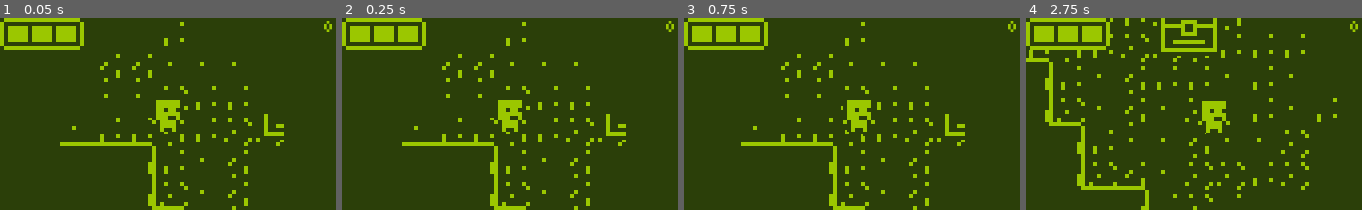
Above: before the commit, frames 1-4 (left to right).
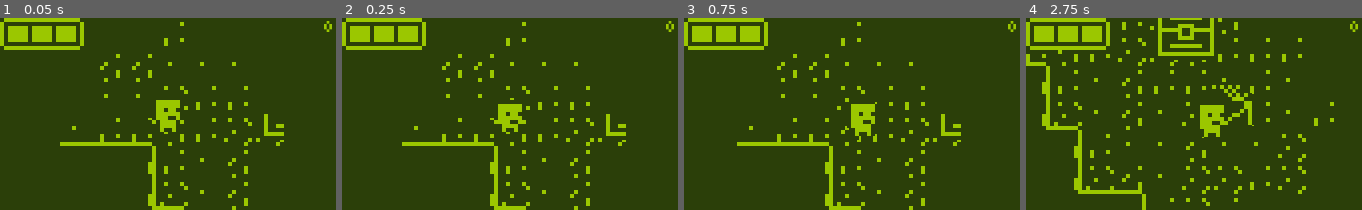
Above: after the commit, the same moments.

Repository: TheAihopGG/nokia-3310-jam-7
Game: Godot game, scene res://Scenes/game.tscn
The game is run twice, just before and just after one commit, with the same random seed, the same clock (stepped at 60 frames per second) and the same inputs.
Inputs (mouse positions are in pixels of both pictures, inside the frame that each line leads up to):
- Up to frame 1 (0.05 s): no input
- Up to frame 2 (0.25 s): no input
- Up to frame 3 (0.75 s): tap Enter at 0.5 s; move the mouse to (925, 104) at 0.52 s; press the mouse at (925, 104) at 0.53 s; hold Right (ui_right) from 0.53 s (still down)
- Up to frame 4 (2.75 s): move the mouse to (1126, 123) at 1.27 s; release Right (ui_right) at 1.28 s; release the mouse at (1126, 123) at 1.28 s; hold Down (ui_down) 1.28-2.03 s; click (1126, 123) at 1.35 s; move the mouse to (1227, 71) at 2.02 s; hold Right (ui_right) from 2.03 s (still down); hold F (interact) from 2.03 s (still down); click (1227, 71) at 2.3 s

Frame 1 is identical in both runs. In frame 2, 0.4% of the frame differs, in the area x 46-54%, y 41-56%; in frame 3, 5.9%; in frame 4, 13%, in the area x 0-93%, y 0-100%.

Commit message:
feat: adapted to fsm

Diff:
--- a/Scenes/Characters/Player/player.tscn
+++ b/Scenes/Characters/Player/player.tscn
@@ -1,7 +1,8 @@
-[gd_scene load_steps=24 format=3 uid="uid://bcbgtufmed15g"]
+[gd_scene load_steps=31 format=3 uid="uid://bcbgtufmed15g"]
 
 [ext_resource type="PackedScene" uid="uid://bhw7ii3pd1638" path="res://Scenes/Characters/character.tscn" id="1_lh6t2"]
 [ext_resource type="Script" path="res://Scenes/Characters/Player/player.gd" id="2_lvdns"]
+[ext_resource type="Script" path="res://Scenes/Characters/Player/player_fsm.gd" id="3_1ttrt"]
 [ext_resource type="Texture2D" uid="uid://c84du0bp7ghvv" path="res://Assets/Sprites/player_attack.png" id="3_dqvlk"]
 [ext_resource type="Script" path="res://Scenes/Characters/hitbox.gd" id="4_8g25m"]
 [ext_resource type="Texture2D" uid="uid://ch27c2afpl1c7" path="res://Assets/Sprites/player_idle.png" id="4_nxt3c"]
@@ -11,29 +12,29 @@
 radius = 3.0
 height = 8.0
 
-[sub_resource type="AtlasTexture" id="AtlasTexture_e85h0"]
-atlas = ExtResource("3_dqvlk")
-region = Rect2(0, 0, 16, 14)
-
-[sub_resource type="AtlasTexture" id="AtlasTexture_1le45"]
-atlas = ExtResource("3_dqvlk")
-region = Rect2(16, 0, 16, 14)
-
-[sub_resource type="AtlasTexture" id="AtlasTexture_74ibu"]
-atlas = ExtResource("3_dqvlk")
-region = Rect2(32, 0, 16, 14)
-
-[sub_resource type="AtlasTexture" id="AtlasTexture_rl7wg"]
-atlas = ExtResource("3_dqvlk")
-region = Rect2(48, 0, 16, 14)
-
-[sub_resource type="AtlasTexture" id="AtlasTexture_holhk"]
-atlas = ExtResource("3_dqvlk")
-region = Rect2(64, 0, 16, 14)
-
-[sub_resource type="AtlasTexture" id="AtlasTexture_aynpr"]
-atlas = ExtResource("3_dqvlk")
-region = Rect2(80, 0, 16, 14)
+[sub_resource type="AtlasTexture" id="AtlasTexture_2mouu"]
+atlas = ExtResource("3_dqvlk")
+region = Rect2(0, 0, 22, 15)
+
+[sub_resource type="AtlasTexture" id="AtlasTexture_aj7cr"]
+atlas = ExtResource("3_dqvlk")
+region = Rect2(22, 0, 22, 15)
+
+[sub_resource type="AtlasTexture" id="AtlasTexture_36o4y"]
+atlas = ExtResource("3_dqvlk")
+region = Rect2(44, 0, 22, 15)
+
+[sub_resource type="AtlasTexture" id="AtlasTexture_qkkdp"]
+atlas = ExtResource("3_dqvlk")
+region = Rect2(66, 0, 22, 15)
+
+[sub_resource type="AtlasTexture" id="AtlasTexture_rf7ep"]
+atlas = ExtResource("3_dqvlk")
+region = Rect2(88, 0, 22, 15)
+
+[sub_resource type="AtlasTexture" id="AtlasTexture_3ntsl"]
+atlas = ExtResource("3_dqvlk")
+region = Rect2(110, 0, 22, 15)
 
 [sub_resource type="AtlasTexture" id="AtlasTexture_a8j0f"]
 atlas = ExtResource("4_nxt3c")
@@ -63,26 +64,26 @@
 animations = [{
 "frames": [{
 "duration": 1.0,
-"texture": SubResource("AtlasTexture_e85h0")
-}, {
-"duration": 1.0,
-"texture": SubResource("AtlasTexture_1le45")
-}, {
-"duration": 1.0,
-"texture": SubResource("AtlasTexture_74ibu")
-}, {
-"duration": 1.0,
-"texture": SubResource("AtlasTexture_rl7wg")
-}, {
-"duration": 1.0,
-"texture": SubResource("AtlasTexture_holhk")
-}, {
-"duration": 1.0,
-"texture": SubResource("AtlasTexture_aynpr")
+"texture": SubResource("AtlasTexture_2mouu")
+}, {
+"duration": 1.0,
+"texture": SubResource("AtlasTexture_aj7cr")
+}, {
+"duration": 1.0,
+"texture": SubResource("AtlasTexture_36o4y")
+}, {
+"duration": 1.0,
+"texture": SubResource("AtlasTexture_qkkdp")
+}, {
+"duration": 1.0,
+"texture": SubResource("AtlasTexture_rf7ep")
+}, {
+"duration": 1.0,
+"texture": SubResource("AtlasTexture_3ntsl")
 }],
-"loop": true,
+"loop": false,
 "name": &"attack",
-"speed": 5.0
+"speed": 10.0
 }, {
 "frames": [{
 "duration": 1.0,
@@ -109,8 +110,8 @@
 "texture": SubResource("AtlasTexture_3tb1r")
 }],
 "loop": true,
-"name": &"walk",
-"speed": 5.0
+"name": &"move",
+"speed": 8.0
 }]
 
 [sub_resource type="CircleShape2D" id="CircleShape2D_7ancj"]
@@ -121,22 +122,150 @@
 [sub_resource type="CircleShape2D" id="CircleShape2D_w5l8l"]
 radius = 7.0
 
+[sub_resource type="Animation" id="Animation_30rcw"]
+length = 0.375
+loop_mode = 1
+tracks/0/type = "value"
+tracks/0/imported = false
+tracks/0/enabled = true
+tracks/0/path = NodePath("AnimatedSprite2D:frame")
+tracks/0/interp = 1
+tracks/0/loop_wrap = true
+tracks/0/keys = {
+"times": PackedFloat32Array(0, 0.125, 0.25),
+"transitions": PackedFloat32Array(1, 1, 1),
+"update": 1,
+"values": [0, 1, 2]
+}
+tracks/1/type = "value"
+tracks/1/imported = false
+tracks/1/enabled = true
+tracks/1/path = NodePath("AnimatedSprite2D:animation")
+tracks/1/interp = 1
+tracks/1/loop_wrap = true
+tracks/1/keys = {
+"times": PackedFloat32Array(0),
+"transitions": PackedFloat32Array(1),
+"update": 1,
+"values": ["walk"]
+}
+
+[sub_resource type="Animation" id="Animation_bpbs0"]
+length = 0.6
+tracks/0/type = "value"
+tracks/0/imported = false
+tracks/0/enabled = true
+tracks/0/path = NodePath("AnimatedSprite2D:frame")
+tracks/0/interp = 1
+tracks/0/loop_wrap = true
+tracks/0/keys = {
+"times": PackedFloat32Array(0, 0.1, 0.2, 0.3, 0.4, 0.5),
+"transitions": PackedFloat32Array(1, 1, 1, 1, 1, 1),
+"update": 1,
+"values": [0, 1, 2, 3, 4, 5]
+}
+tracks/1/type = "value"
+tracks/1/imported = false
+tracks/1/enabled = true
+tracks/1/path = NodePath("AnimatedSprite2D:animation")
+tracks/1/interp = 1
+tracks/1/loop_wrap = true
+tracks/1/keys = {
+"times": PackedFloat32Array(0),
+"transitions": PackedFloat32Array(1),
+"update": 1,
+"values": ["attack"]
+}
+
+[sub_resource type="Animation" id="Animation_ng1y3"]
+length = 0.6
+loop_mode = 1
+tracks/0/type = "value"
+tracks/0/imported = false
+tracks/0/enabled = true
+tracks/0/path = NodePath("AnimatedSprite2D:frame")
+tracks/0/interp = 1
+tracks/0/loop_wrap = true
+tracks/0/keys = {
+"times": PackedFloat32Array(0, 0.2, 0.4),
+"transitions": PackedFloat32Array(1, 1, 1),
+"update": 1,
+"values": [0, 1, 2]
+}
+tracks/1/type = "value"
+tracks/1/imported = false
+tracks/1/enabled = true
+tracks/1/path = NodePath("AnimatedSprite2D:animation")
+tracks/1/interp = 1
+tracks/1/loop_wrap = true
+tracks/1/keys = {
+"times": PackedFloat32Array(0),
+"transitions": PackedFloat32Array(1),
+"update": 1,
+"values": ["idle"]
+}
+
+[sub_resource type="Animation" id="Animation_1isv0"]
+length = 0.375
+loop_mode = 1
+tracks/0/type = "value"
+tracks/0/imported = false
+tracks/0/enabled = true
+tracks/0/path = NodePath("AnimatedSprite2D:frame")
+tracks/0/interp = 1
+tracks/0/loop_wrap = true
+tracks/0/keys = {
+"times": PackedFloat32Array(0, 0.125, 0.25),
+"transitions": PackedFloat32Array(1, 1, 1),
+"update": 1,
+"values": [0, 1, 2]
+}
+tracks/1/type = "value"
+tracks/1/imported = false
+tracks/1/enabled = true
+tracks/1/path = NodePath("AnimatedSprite2D:animation")
+tracks/1/interp = 1
+tracks/1/loop_wrap = true
+tracks/1/keys = {
+"times": PackedFloat32Array(0),
+"transitions": PackedFloat32Array(1),
+"update": 1,
+"values": ["move"]
+}
+
+[sub_resource type="AnimationLibrary" id="AnimationLibrary_i4yln"]
+_data = {
+"attack": SubResource("Animation_bpbs0"),
+"idle": SubResource("Animation_ng1y3"),
+"move": SubResource("Animation_1isv0"),
+"walk": SubResource("Animation_30rcw")
+}
+
+[sub_resource type="LabelSettings" id="LabelSettings_smkk5"]
+font_size = 8
+
 [node name="Player" instance=ExtResource("1_lh6t2")]
 script = ExtResource("2_lvdns")
-
-[node name="CollisionShape2D" parent="." index="1"]
+acceleration = 10
+max_speed = 30
+
+[node name="FiniteStateMachine" type="Node" parent="." index="1"]
+script = ExtResource("3_1ttrt")
+
+[node name="CollisionShape2D" parent="." index="2"]
 position = Vector2(0, 0)
 shape = SubResource("CapsuleShape2D_54mox")
-
-[node name="AnimatedSprite2D" parent="." index="2"]
+debug_color = Color(0.947358, 3.56168e-06, 0.583463, 0.42)
+
+[node name="AnimatedSprite2D" parent="." index="3"]
 sprite_frames = SubResource("SpriteFrames_eep3v")
-animation = &"walk"
-
-[node name="Camera2D" type="Camera2D" parent="." index="3"]
+animation = &"attack"
+
+[node name="Camera2D" type="Camera2D" parent="." index="4"]
 position_smoothing_enabled = true
 rotation_smoothing_enabled = true
 
-[node name="RotateWeapon" type="Node2D" parent="." index="4"]
+[node name="RotateWeapon" type="Node2D" parent="." index="5"]
 
 [node name="Hitbox" type="Area2D" parent="RotateWeapon" index="0"]
 position = Vector2(7, 0)
@@ -146,18 +275,31 @@
 shape = SubResource("CircleShape2D_7ancj")
 metadata/_edit_lock_ = true
 
-[node name="InteractionArea" type="Area2D" parent="." index="5"]
+[node name="InteractionArea" type="Area2D" parent="." index="6"]
 
 [node name="CollisionShape2D" type="CollisionShape2D" parent="InteractionArea" index="0"]
 shape = SubResource("CircleShape2D_rbr0f")
 debug_color = Color(0.40239, 0.467644, 1, 0.42)
 
-[node name="PickUpArea" type="Area2D" parent="." index="6"]
+[node name="PickUpArea" type="Area2D" parent="." index="7"]
 collision_layer = 0
 collision_mask = 2
 
 [node name="CollisionShape2D" type="CollisionShape2D" parent="PickUpArea" index="0"]
 shape = SubResource("CircleShape2D_w5l8l")
+
+[node name="AnimationPlayer" parent="." index="8"]
+libraries = {
+"": SubResource("AnimationLibrary_i4yln")
+}
+
+[node name="Label" type="Label" parent="." index="9"]
+offset_left = -20.0
+offset_top = -19.0
+offset_right = 20.0
+offset_bottom = -7.0
+label_settings = SubResource("LabelSettings_smkk5")
+horizontal_alignment = 1
 
 [connection signal="hp_changed" from="HealthComponent" to="." method="_on_health_component_hp_changed"]
 [connection signal="body_entered" from="InteractionArea" to="." method="_on_interaction_area_body_entered"]
--- /dev/null
+++ b/Scenes/Characters/Player/player_fsm.gd
@@ -0,0 +1,33 @@
+extends FiniteStateMachine
+
+
+func _init() -> void:
+	_add_state("idle")
+	_add_state("move")
+	_add_state("attack")
+
+func _ready() -> void:
+	set_state(states.idle)
+
+func _get_transition() -> int:
+	if round(parent.velocity.length()) > 0 and parent.hitbox.get_child(0).disabled:
+		return states.move
+
+	elif not parent.hitbox.get_child(0).disabled:
+		return states.attack
+
+	else:
+		return states.idle
+
+func _enter_state(_previous_state: int, new_state: int) -> void:
+	match new_state:
+		states.attack:
+			animation_player.play("attack")
+
+		states.idle:
+			if not animation_player.current_animation == "attack":
+				animation_player.play("idle")
+
+		states.move:
+			if not animation_player.current_animation == "attack":
+				animation_player.play("move")
--- a/Scenes/Characters/character.gd
+++ b/Scenes/Characters/character.gd
@@ -14,11 +14,10 @@
 var movement_enabled : bool = true
 
 func _physics_process(_delta: float) -> void:
+	get_input()
+	move()
 	move_and_slide()
-	move()
 	reverse_sprite()
-	get_input()
-	velocity = lerp(velocity, Vector2.ZERO, FRICTION)
 
 func get_input():
 	pass
@@ -26,6 +25,7 @@
 func move() -> void:
 	velocity += move_direction * acceleration
 	velocity = velocity.limit_length(max_speed)
+	velocity = lerp(velocity, Vector2.ZERO, FRICTION)
 
 func reverse_sprite() -> void:
 	if move_direction.x > 0 and sprite.flip_h:
--- a/Scenes/Characters/character.tscn
+++ b/Scenes/Characters/character.tscn
@@ -14,3 +14,5 @@
 position = Vector2(-0.5, 0)
 
 [node name="AnimatedSprite2D" type="AnimatedSprite2D" parent="."]
+
+[node name="AnimationPlayer" type="AnimationPlayer" parent="."]
